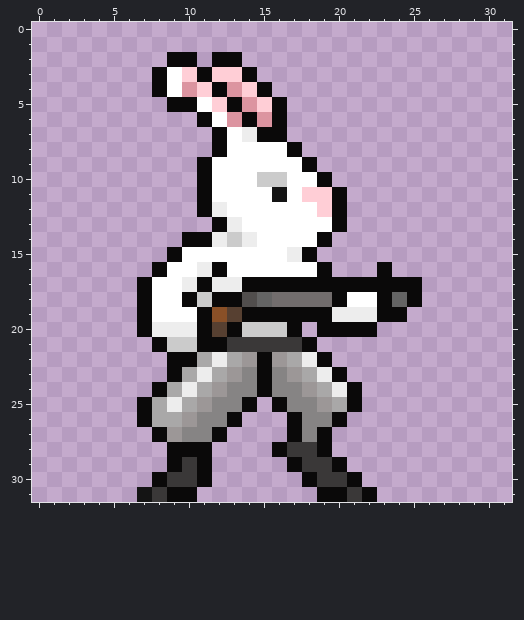
Pixel-art sprite, stored at Unity/Bullet Bunny/Assets/Sprites/Player/PipeSlide/Back/buck_leanback_2.png. The picture above was drawn from the file before the commit.
The file is 32x32 pixels. Pixels under 10% opacity are left out. Colours within 5 levels of each other are drawn and written as one.
New version:
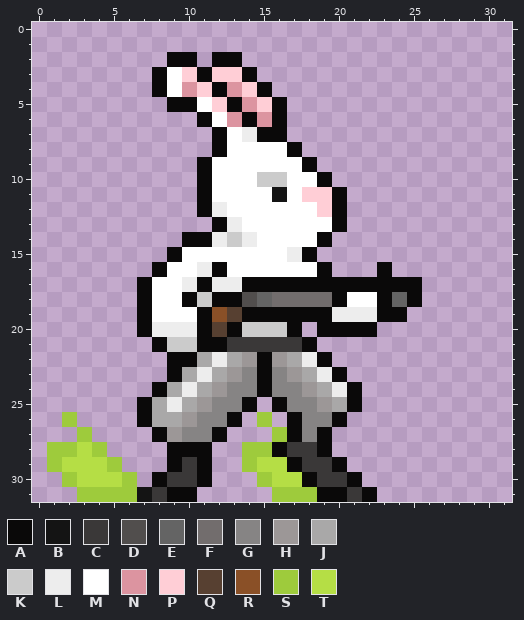
Palette (. is transparent): A #0a0909  B #141414  C #3a3838  D #514e4d  E #646464  F #726d6d  G #868484  H #9c9797  J #a9a8a8  K #cbcbcb  L #ededed  M #ffffff  N #dc94a0  P #ffced6  Q #574031  R #8a5027  S #9ecb3c  T #b5de45
Change:
@@ x 0..20 @@
 25 .......AJLJHGGA.AGGHJ
-26 .......AJJHGGA...AGGA
-27 ........AHGGA....AGA.
-28 .........AAA....ACCA.
-29 .........ACA.....ACCA
-30 ........ACCA......ACC
-31 .......BCAA........AA
+26 ..S....AJJHGGA.S.AGGA
+27 ...S....AHGGA...SAGA.
+28 .SSTS....AAA..SSACCA.
+29 .STTTS...ACA..STTACCA
+30 ..STTTS.ACCA...STTACC
+31 ...SSSSBCAA.....SSSAA
